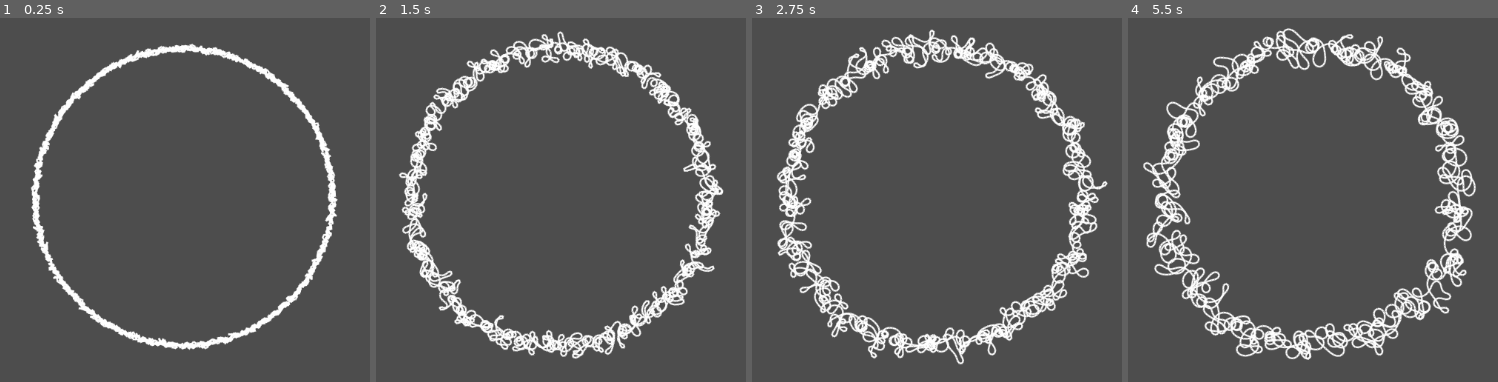
Above: before the commit, frames 1-4 (left to right).
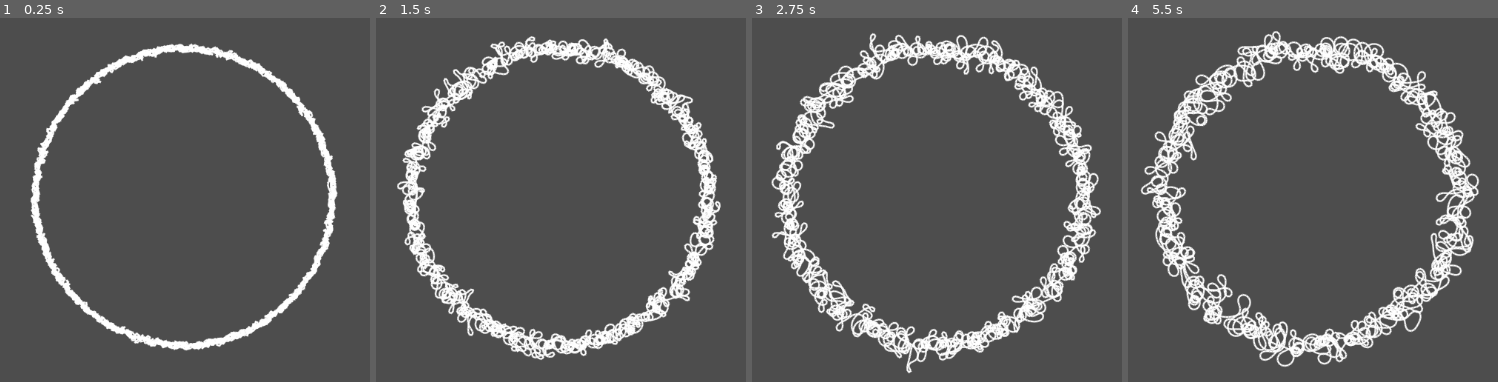
Above: after the commit, the same moments.

Repository: SomegitMissing/EmmaPaitings
Game: Godot game, scene res://camera_2d.tscn
The game is run twice, just before and just after one commit, with the same random seed, the same clock (stepped at 60 frames per second) and the same inputs. The project has no main scene, so this scene is started directly.
Inputs:
- Up to frame 1 (0.25 s): no input
- Up to frame 2 (1.5 s): no input
- Up to frame 3 (2.75 s): no input
- Up to frame 4 (5.5 s): no input

The runs differ from the first frame. In frame 1, 2.8% of the frame differs, in the area x 8-92%, y 6-92%; in frame 2, 11%; in frame 3, 14%; in frame 4, 17%, in the area x 3-95%, y 2-96%.

Commit message:
✨Long colorfull noodle

Diff:
--- a/camera_2d.gd
+++ b/camera_2d.gd
@@ -6,6 +6,12 @@
 var osc: float;
 
 var p_arr: Array[Trajectory] = [];
+
+func mod2(x: int, m: int):
+	var mod = x % m;
+	if mod < 0:
+		mod += m;
+	return mod;
 
 func _ready() -> void:
 	var pi_div_p := (PI / particles) * 2
@@ -25,31 +31,18 @@
 	osc = cos(Engine.get_process_frames()*0.01) + 0.2;
 	for i in particles:
 		var p := p_arr[i];
+		var prev_p := p_arr[mod2(i-1, particles)];
 
-		if i > 0:
-			var prev_p = p_arr[i-1];
-			p.foward();
-			p.steer_towards(prev_p.position, curvature);
-			p.average_color(prev_p);
-		else:
-			var prev_p = p_arr[particles - 1];
-			p.foward()
-			p.steer_towards(prev_p.position, curvature);
-
-
-		if p.mutant:
-			p.step_magnitude = osc;
+		p.foward();
+		p.steer_towards(prev_p.position, curvature);
+		p.average_color(prev_p);
 
 	if randi_range(0, 100) != 1:
 		return;
 
 	var r_i = randi_range(0, particles-1);
 
-	var swap = p_arr[0];
-	p_arr[0] = p_arr[r_i];
-	p_arr[r_i] = swap;
-
-	var p0 := p_arr[0];
-
-	p0.line_color = Color(randf_range(0, 1), randf_range(0, 1), randf_range(0, 1));
-	p0.mutant = true;
+	var co := Color(randf_range(0, 1), randf_range(0, 1), randf_range(0, 1));
+	for i in 1000:
+		p_arr[mod2(r_i+i, particles)].average_color2(co);
+		await draw
--- a/camera_2d.tscn
+++ b/camera_2d.tscn
@@ -5,4 +5,4 @@
 [node name="Camera2D" type="Camera2D"]
 script = ExtResource("1_u0e42")
 curvature = 0.8
-particles = 3000
+particles = 4000
--- a/particle.gd
+++ b/particle.gd
@@ -4,7 +4,6 @@
 var delta_pos: Vector2;
 var direction: float = 0;
 var step_magnitude: float = 3;
-var mutant: bool = false;
 var line_color: Color = Color.WHITE;
 
 func _ready() -> void:
@@ -21,22 +20,28 @@
 
 	return result;
 
+func average_color2(target: Color) -> Color:
+	var result := Color(
+		(line_color.r + target.r)/2,
+		(line_color.g + target.g)/2,
+		(line_color.b + target.b)/2,
+	);
+
+	line_color = result;
+
+	return result;
+
 func foward():
 	delta_pos.x += cos(direction) * step_magnitude;
 	delta_pos.y += sin(direction) * step_magnitude;
 
-	if visible:
-		get_parent().draw_line(
-			position,
-			delta_pos,
-			line_color,
-			1,
-			true
-		);
-
-	if mutant:
-		get_parent().draw_circle(position, 3, line_color)
-
+	get_parent().draw_line(
+		position,
+		delta_pos,
+		line_color,
+		1,
+		true
+	);
 
 	position = delta_pos;
 
